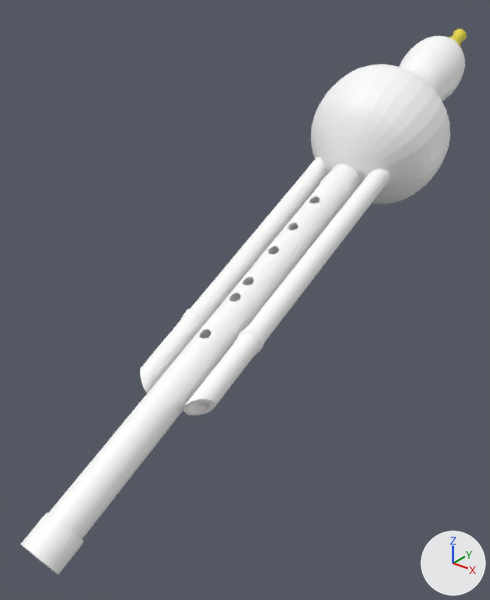
A saved change to the glTF model model2.gltf.
The view is the same before and after, from a 50 mm lens placed at (127.0, -163.0, 149.0), pointed at (-9.0, 7.0, 43.0). Arrows for +X, +Y and +Z are at lower right; the lights stay in place. Where no turn or scale is listed for an object, it has been applied to the vertices. Vertices at the same position are counted once.

Before the edit, the objects in view are built like this:
```python
me_mesh_0 = bpy.data.meshes.new('Mesh_0')
me_mesh_0.from_pydata(...)  # 7237 vertices, 14070 faces; spans x -16.0..16.0, y -81.0..81.0, z -43.0..43.0
me_mesh_0.materials.append(mat_材质_009)  # white #ffffff
me_mesh_1 = bpy.data.meshes.new('Mesh_1')
me_mesh_1.from_pydata(...)  # 160 vertices, 170 faces; spans x 3.9..8.4, y -120.7..8.4, z -25.8..36.6
me_mesh_1.materials.append(mat_材质_001)  # white #ffffff
me_mesh_3 = bpy.data.meshes.new('Mesh_3')
me_mesh_3.from_pydata(...)  # 1749 vertices, 3300 faces; spans x -20.0..33.0, y -121.0..107.0, z -36.0..82.0
me_mesh_3.materials.append(mat_材质_011)  # white #ffffff
me_mesh_5 = bpy.data.meshes.new('Mesh_5')
me_mesh_5.from_pydata(...)  # 1254 vertices, 2442 faces; spans x 0.2..13.3, y -129.7..-115.0, z -40.7..-24.6
me_mesh_5.materials.append(mat_材质_002)  # white #ffffff
ob_001 = bpy.data.objects.new('����001', me_mesh_0)
ob_001.location = (-0.3, -6.0, 49.0)
ob_001_001 = bpy.data.objects.new('����001.001', me_mesh_1)
ob_001_001.location = (-6.4, 33.9, 42.0)
ob_003 = bpy.data.objects.new('����003', me_mesh_3)
ob_003.location = (-6.4, 33.9, 42.0)
ob_003_002 = bpy.data.objects.new('����003.002', me_mesh_5)
ob_003_002.location = (-6.4, 33.9, 42.0)
```
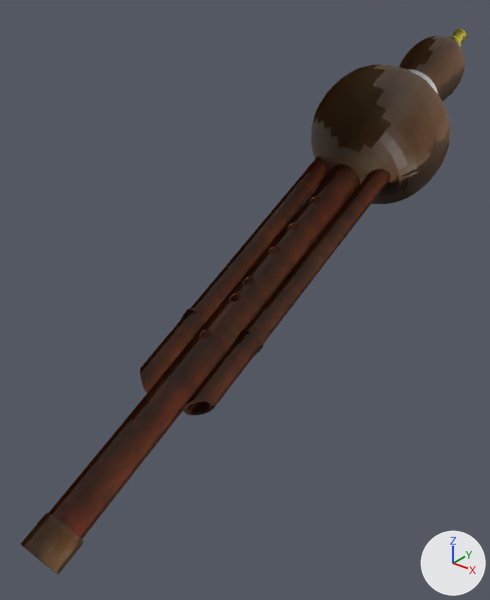
The newer file is also turned or shifted as a whole; pictures and numbers use the older file's frame.

Patch to the scene script:
```diff
--- a/model2.gltf.py
+++ b/model2.gltf.py
@@ img_image_1 @@
+img_image_1 = load_image('Image_1', '_unpacked/Image_1', 57, 57, 'sRGB')
@@ img_image_0 @@
+img_image_0 = load_image('Image_0', '_unpacked/Image_0', 114, 114, 'sRGB')
@@ mat_材质_0024 @@
+mat_材质_0024 = principled_material('材质.0024')
+mat_材质_0024.texture = img_image_1
@@ mat_材质_0112 @@
+mat_材质_0112 = principled_material('材质.0112')
+mat_材质_0112.texture = img_image_1
@@ mat_材质_0010 @@
+mat_材质_0010 = principled_material('材质.0010')
+mat_材质_0010.texture = img_image_0
@@ mat_材质_0095 @@
+mat_材质_0095 = principled_material('材质.0095')
+mat_材质_0095.texture = img_image_0
@@ me_mesh_0 @@
 me_mesh_0.from_pydata(...)  # 7237 vertices, 14070 faces; spans x -16.0..16.0, y -81.0..81.0, z -43.0..43.0
 # used by ob_001; location = (-0.3, -6.0, 49.0)
-me_mesh_0.materials.append(mat_材质_009)  # white #ffffff
+# me_mesh_0 part 1: 13376 of the faces centred in x -16.0..16.0, y -60.0..74.0, z -33.0..40.0 are now shaded smooth
+me_mesh_0.materials.append(mat_材质_0095)  # picture img_image_0
@@ me_mesh_1 @@
 me_mesh_1.from_pydata(...)  # 160 vertices, 170 faces; spans x 3.9..8.4, y -120.7..8.4, z -25.8..36.6
 # used by ob_001_001; location = (-6.4, 33.9, 42.0)
-me_mesh_1.materials.append(mat_材质_001)  # white #ffffff
+# me_mesh_1 part 2: all faces are now shaded smooth (169 of 170 changed)
+me_mesh_1.materials.append(mat_材质_0010)  # picture img_image_0
@@ me_mesh_3 @@
 me_mesh_3.from_pydata(...)  # 1749 vertices, 3300 faces; spans x -20.0..33.0, y -121.0..107.0, z -36.0..82.0
 # used by ob_003; location = (-6.4, 33.9, 42.0)
-me_mesh_3.materials.append(mat_材质_011)  # white #ffffff
+# me_mesh_3 part 3: all faces are now shaded smooth (3130 of 3300 changed)
+me_mesh_3.materials.append(mat_材质_0112)  # picture img_image_1
@@ me_mesh_5 @@
 me_mesh_5.from_pydata(...)  # 1254 vertices, 2442 faces; spans x 0.2..13.3, y -129.7..-115.0, z -40.7..-24.6
 # used by ob_003_002; location = (-6.4, 33.9, 42.0)
-me_mesh_5.materials.append(mat_材质_002)  # white #ffffff
+# me_mesh_5 part 4: all faces are now shaded smooth (2347 of 2442 changed)
+me_mesh_5.materials.append(mat_材质_0024)  # picture img_image_1
```

Changed parts and their boxes (x1, y1, x2, y2) in the pictures (490 x 600 px):
'����001', recoloured, shading changed (white to brown)
    both: (49, 157, 391, 539)
'����003', recoloured, shading changed (white to brown)
    both: (311, 36, 465, 204)
'����001.001', recoloured, shading changed (white to brown)
    both: (51, 186, 330, 520)
'����003.002', recoloured, shading changed (white to brown)
    both: (21, 512, 84, 575)
